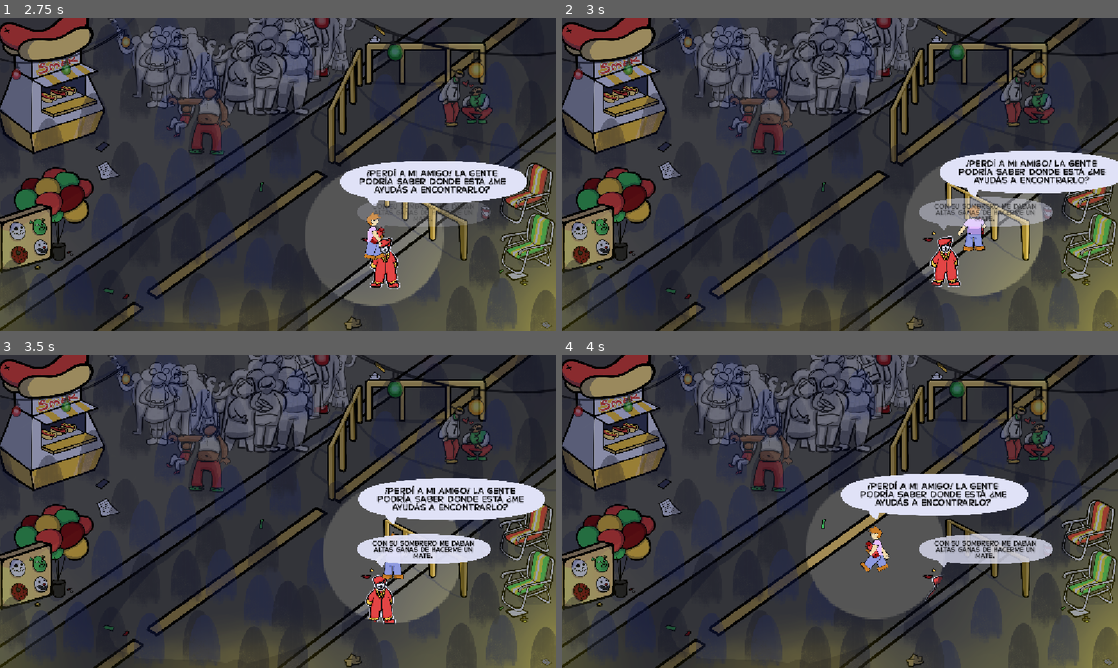
Above: before the commit, frames 1-4 (two rows, left to right).
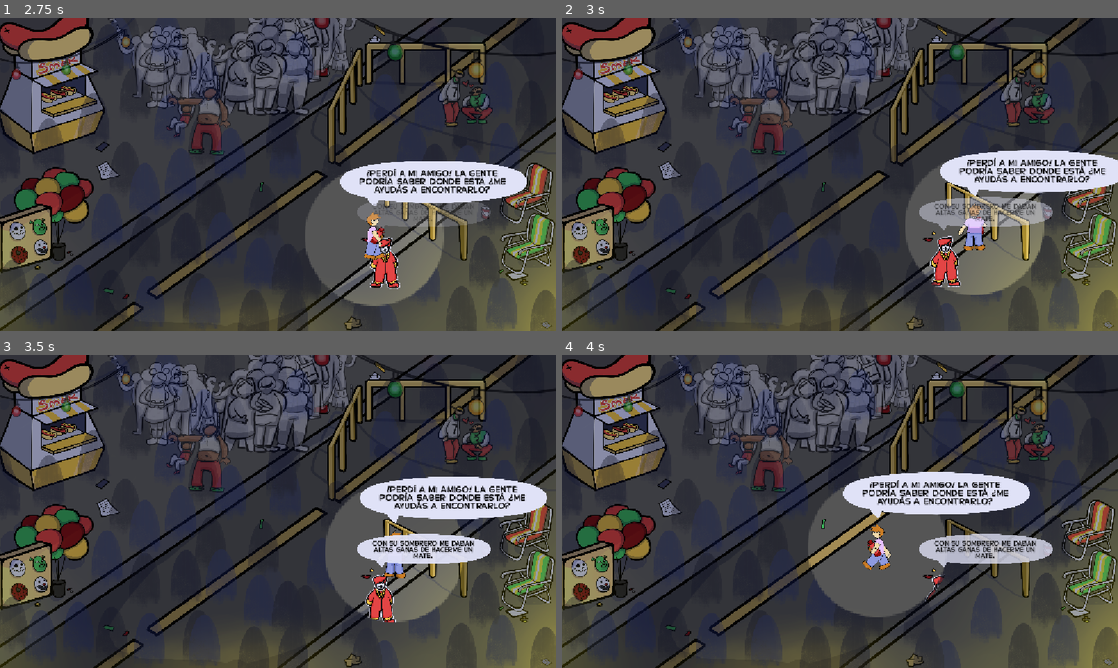
Above: after the commit, the same moments.

Repository: guille-bada/ggj-2026
Game: Godot game, scene res://Scenes/main_menu.tscn
The game is run twice, just before and just after one commit, with the same random seed, the same clock (stepped at 60 frames per second) and the same inputs.
Inputs:
- Up to frame 1 (2.75 s): tap Enter at 0.5 s; hold D (Right) 0.53-1.28 s; hold S (Down) 1.28-2.03 s; hold D (Right) from 2.03 s (still down)
- Up to frame 2 (3 s): release D (Right) at 2.78 s; hold W (Up) from 2.78 s (still down)
- Up to frame 3 (3.5 s): keep holding W (Up)
- Up to frame 4 (4 s): release W (Up) at 3.53 s; hold A (Left) from 3.53 s (still down)

Frame 1 is identical in both runs. In frame 2, 1.5% of the frame differs, in the area x 61-100%, y 42-89%; in frame 3, 2.0%; in frame 4, 2.2%, in the area x 43-85%, y 37-85%.

Commit message:
Updated zone 3 collisions

Diff:
--- a/Scenes/Character.tscn
+++ b/Scenes/Character.tscn
@@ -246,8 +246,8 @@
 }]
 
 [sub_resource type="CapsuleShape2D" id="CapsuleShape2D_a8x11"]
-radius = 16.0
-height = 94.0
+radius = 26.0
+height = 92.0
 
 [sub_resource type="CircleShape2D" id="CircleShape2D_4b18b"]
 radius = 2152.4458
@@ -266,6 +266,7 @@
 speed_scale = 0.5
 
 [node name="CollisionShape2D" type="CollisionShape2D" parent="." unique_id=426823844]
+position = Vector2(0, 5)
 shape = SubResource("CapsuleShape2D_a8x11")
 
 [node name="Area2D" type="Area2D" parent="." unique_id=1466619867]
--- a/Scenes/zone_1.tscn
+++ b/Scenes/zone_1.tscn
@@ -47,11 +47,13 @@
 [sub_resource type="RectangleShape2D" id="RectangleShape2D_ahvge"]
 size = Vector2(194.13919, 19.091797)
 
-[sub_resource type="RectangleShape2D" id="RectangleShape2D_5wpgb"]
-size = Vector2(159, 61)
-
-[sub_resource type="RectangleShape2D" id="RectangleShape2D_clk0c"]
-size = Vector2(206, 78)
+[sub_resource type="CapsuleShape2D" id="CapsuleShape2D_d1b3w"]
+radius = 34.5
+height = 149.0
+
+[sub_resource type="CapsuleShape2D" id="CapsuleShape2D_ahvge"]
+radius = 47.0
+height = 176.0
 
 [sub_resource type="Theme" id="Theme_clk0c"]
 default_font = ExtResource("11_5wpgb")
@@ -147,11 +149,13 @@
 
 [node name="CollisionShape2D2" type="CollisionShape2D" parent="assets/CollisionBoxes" unique_id=1976887421]
 position = Vector2(60.5, 414.5)
-shape = SubResource("RectangleShape2D_5wpgb")
+rotation = 1.5707964
+shape = SubResource("CapsuleShape2D_d1b3w")
 
 [node name="CollisionShape2D3" type="CollisionShape2D" parent="assets/CollisionBoxes" unique_id=912446962]
-position = Vector2(84, 351)
-shape = SubResource("RectangleShape2D_clk0c")
+position = Vector2(111, 357)
+rotation = 1.5707964
+shape = SubResource("CapsuleShape2D_ahvge")
 
 [node name="Character" parent="." unique_id=967131426 instance=ExtResource("3_2xp0k")]
 position = Vector2(290, 542)
--- a/Scenes/zone_3.tscn
+++ b/Scenes/zone_3.tscn
@@ -7,44 +7,101 @@
 [ext_resource type="PackedScene" uid="uid://6g7e0j0ymkbd" path="res://Scenes/Npc.tscn" id="3_ilits"]
 [ext_resource type="Texture2D" uid="uid://l7024kspc0be" path="res://Art/Camaras.png" id="4_m2dxp"]
 [ext_resource type="PackedScene" uid="uid://cf1mpjui5a211" path="res://Scenes/Character.tscn" id="5_kek7l"]
-[ext_resource type="Script" path="res://Scripts/player_start_position.gd" id="6_i4k3v"]
+[ext_resource type="Script" uid="uid://3ififejb7kqd" path="res://Scripts/player_start_position.gd" id="6_i4k3v"]
 [ext_resource type="Texture2D" uid="uid://bh2rc1ie8sy54" path="res://Place_holder/Multitumbre/viejA.png" id="6_m2dxp"]
 [ext_resource type="Texture2D" uid="uid://bgqtkowclt268" path="res://Place_holder/Multitumbre/heteros.png" id="7_81cwy"]
 [ext_resource type="Texture2D" uid="uid://dtjaaq7hejsej" path="res://Place_holder/Multitumbre/multitud 2.png" id="8_ue8m2"]
 [ext_resource type="Texture2D" uid="uid://c5efm0uu36k3x" path="res://Place_holder/Multitumbre/multitud 1.png" id="9_75ahh"]
 [ext_resource type="AudioStream" uid="uid://cncl04jh4h63j" path="res://Art/Sounds/Ambientes/AmbienteC - baños y prensa.wav" id="12_m2dxp"]
+[ext_resource type="Texture2D" uid="uid://duc5dqw11xqqp" path="res://Place_holder/Background/Tambor.png" id="13_uuraq"]
 [ext_resource type="PackedScene" uid="uid://2ywuof63rfbw" path="res://Scenes/FogOfWar.tscn" id="14_q51kd"]
 [ext_resource type="Texture2D" uid="uid://d31crmcb33q8r" path="res://Art/circle 2.png" id="15_uuraq"]
 [ext_resource type="Texture2D" uid="uid://cgl7t8tdutkom" path="res://Art/Fog of war/GGJ2026FondoPrensaFOGOFWAR.png" id="16_xxf14"]
 
-[sub_resource type="CircleShape2D" id="CircleShape2D_81cwy"]
-radius = 72.96974
-
-[sub_resource type="RectangleShape2D" id="RectangleShape2D_q51kd"]
-size = Vector2(274, 289)
-
-[sub_resource type="RectangleShape2D" id="RectangleShape2D_m2dxp"]
-size = Vector2(215.38467, 292.53735)
+[sub_resource type="RectangleShape2D" id="RectangleShape2D_uuraq"]
+size = Vector2(89.34631, 84.382675)
 
 [sub_resource type="RectangleShape2D" id="RectangleShape2D_xxf14"]
-size = Vector2(375.5, 341)
+size = Vector2(86.03723, 71.14605)
+
+[sub_resource type="SegmentShape2D" id="SegmentShape2D_tq8tg"]
+a = Vector2(130, -24.5)
+b = Vector2(91, 46.5)
+
+[sub_resource type="SegmentShape2D" id="SegmentShape2D_imwh1"]
+a = Vector2(-40, 94.5)
+b = Vector2(91, 46.5)
+
+[sub_resource type="SegmentShape2D" id="SegmentShape2D_isjhv"]
+a = Vector2(-40, 94.5)
+b = Vector2(-149, 92.5)
 
 [sub_resource type="SegmentShape2D" id="SegmentShape2D_bcvf8"]
 a = Vector2(639, 203)
 b = Vector2(-507, 203)
 
 [sub_resource type="RectangleShape2D" id="RectangleShape2D_2osqr"]
-size = Vector2(158, 167)
-
-[sub_resource type="RectangleShape2D" id="RectangleShape2D_wcke4"]
-size = Vector2(317.5, 423)
+size = Vector2(125, 113)
 
 [sub_resource type="SegmentShape2D" id="SegmentShape2D_8bg3p"]
-a = Vector2(999, 199)
-b = Vector2(388, 49)
-
-[sub_resource type="LabelSettings" id="LabelSettings_ss133"]
-font_size = 32
+a = Vector2(1005, 133)
+b = Vector2(342, -5)
+
+[sub_resource type="SegmentShape2D" id="SegmentShape2D_wcke4"]
+a = Vector2(1005, 133)
+b = Vector2(1077, 181)
+
+[sub_resource type="SegmentShape2D" id="SegmentShape2D_c7g7k"]
+a = Vector2(1077, 236)
+b = Vector2(1077, 181)
+
+[sub_resource type="SegmentShape2D" id="SegmentShape2D_7ns0t"]
+a = Vector2(1077, 236)
+b = Vector2(1152, 248)
+
+[sub_resource type="SegmentShape2D" id="SegmentShape2D_f12n1"]
+a = Vector2(1152, 648)
+b = Vector2(1151, 247)
+
+[sub_resource type="SegmentShape2D" id="SegmentShape2D_52yyj"]
+a = Vector2(1152, 456)
+b = Vector2(1043, 451)
+
+[sub_resource type="SegmentShape2D" id="SegmentShape2D_gqd2j"]
+a = Vector2(964, 400)
+b = Vector2(1043, 451)
+
+[sub_resource type="SegmentShape2D" id="SegmentShape2D_1oi2o"]
+a = Vector2(964, 400)
+b = Vector2(903, 399)
+
+[sub_resource type="SegmentShape2D" id="SegmentShape2D_q4cf4"]
+a = Vector2(889, 494)
+b = Vector2(903, 399)
+
+[sub_resource type="SegmentShape2D" id="SegmentShape2D_g6hf7"]
+a = Vector2(889, 494)
+b = Vector2(839, 522)
+
+[sub_resource type="SegmentShape2D" id="SegmentShape2D_oigwi"]
+a = Vector2(848, 648)
+b = Vector2(839, 522)
+
+[sub_resource type="SegmentShape2D" id="SegmentShape2D_q51kd"]
+a = Vector2(676, 64)
+b = Vector2(624, 106)
+
+[sub_resource type="SegmentShape2D" id="SegmentShape2D_uuraq"]
+a = Vector2(617, 170)
+b = Vector2(624, 106)
+
+[sub_resource type="SegmentShape2D" id="SegmentShape2D_xxf14"]
+a = Vector2(617, 170)
+b = Vector2(504, 137)
+
+[sub_resource type="SegmentShape2D" id="SegmentShape2D_qrwn1"]
+a = Vector2(506, 22)
+b = Vector2(504, 137)
 
 [node name="Zone_3" type="Node2D" unique_id=837564778 node_paths=PackedStringArray("npc_positions", "character", "audio_player")]
 script = ExtResource("1_ljfu7")
@@ -69,18 +126,26 @@
 collision_layer = 3
 
 [node name="CollisionShape2D" type="CollisionShape2D" parent="assets/Camaras/StaticBody2D" unique_id=247703059]
-position = Vector2(-254.80254, 431.84064)
-shape = SubResource("CircleShape2D_81cwy")
+position = Vector2(-251.49341, 295.3393)
+shape = SubResource("RectangleShape2D_uuraq")
 
 [node name="CollisionShape2D2" type="CollisionShape2D" parent="assets/Camaras/StaticBody2D" unique_id=1737035694]
-position = Vector2(-9.927383, 208.47478)
-shape = SubResource("CircleShape2D_81cwy")
+position = Vector2(-9.927368, 113.337585)
+shape = SubResource("RectangleShape2D_xxf14")
 
 [node name="StaticBody2D4" type="StaticBody2D" parent="assets" unique_id=1166899934]
 
 [node name="CollisionShape2D" type="CollisionShape2D" parent="assets/StaticBody2D4" unique_id=554294851]
 position = Vector2(127, 134.5)
-shape = SubResource("RectangleShape2D_q51kd")
+shape = SubResource("SegmentShape2D_tq8tg")
+
+[node name="CollisionShape2D2" type="CollisionShape2D" parent="assets/StaticBody2D4" unique_id=1931447900]
+position = Vector2(127, 134.5)
+shape = SubResource("SegmentShape2D_imwh1")
+
+[node name="CollisionShape2D3" type="CollisionShape2D" parent="assets/StaticBody2D4" unique_id=1920036809]
+position = Vector2(127, 134.5)
+shape = SubResource("SegmentShape2D_isjhv")
 
 [node name="ViejA" type="Sprite2D" parent="assets" unique_id=1862855977]
 position = Vector2(1101.9999, 237)
@@ -92,14 +157,6 @@
 scale = Vector2(0.37980777, 0.4454888)
 texture = ExtResource("7_81cwy")
 
-[node name="StaticBody2D" type="StaticBody2D" parent="assets" unique_id=1382530521]
-position = Vector2(152, 72.00001)
-scale = Vector2(0.6685714, 0.7178571)
-
-[node name="CollisionShape2D" type="CollisionShape2D" parent="assets/StaticBody2D" unique_id=1467811044]
-position = Vector2(638.6753, 55.72139)
-shape = SubResource("RectangleShape2D_m2dxp")
-
 [node name="Multitud2" type="Sprite2D" parent="assets" unique_id=981649310]
 position = Vector2(164.54475, 84.75)
 scale = Vector2(0.43739873, 0.46964285)
@@ -132,49 +189,67 @@
 
 [node name="StaticBody2D2" type="StaticBody2D" parent="assets" unique_id=156067286]
 
-[node name="CollisionShape2D" type="CollisionShape2D" parent="assets/StaticBody2D2" unique_id=992612028]
-position = Vector2(1050.75, 585.5)
-shape = SubResource("RectangleShape2D_xxf14")
-
-[node name="StaticBody2D3" type="StaticBody2D" parent="assets" unique_id=28816976]
-
-[node name="CollisionShape2D" type="CollisionShape2D" parent="assets/StaticBody2D3" unique_id=1720627502]
+[node name="CollisionShape2D2" type="CollisionShape2D" parent="assets/StaticBody2D2" unique_id=1720627502]
 position = Vector2(507, 445)
 shape = SubResource("SegmentShape2D_bcvf8")
 
-[node name="StaticBody2D5" type="StaticBody2D" parent="assets" unique_id=1038766114]
-
-[node name="CollisionShape2D" type="CollisionShape2D" parent="assets/StaticBody2D5" unique_id=622179623]
-position = Vector2(311, 81.5)
+[node name="CollisionShape2D3" type="CollisionShape2D" parent="assets/StaticBody2D2" unique_id=622179623]
+position = Vector2(295, 55)
 shape = SubResource("RectangleShape2D_2osqr")
 
-[node name="StaticBody2D6" type="StaticBody2D" parent="assets" unique_id=1055880137]
-
-[node name="CollisionShape2D" type="CollisionShape2D" parent="assets/StaticBody2D6" unique_id=1233042401]
-position = Vector2(1157.75, 200.5)
-shape = SubResource("RectangleShape2D_wcke4")
-
-[node name="StaticBody2D7" type="StaticBody2D" parent="assets" unique_id=431806147]
-
-[node name="CollisionShape2D" type="CollisionShape2D" parent="assets/StaticBody2D7" unique_id=844502621]
+[node name="CollisionShape2D5" type="CollisionShape2D" parent="assets/StaticBody2D2" unique_id=844502621]
 shape = SubResource("SegmentShape2D_8bg3p")
+
+[node name="CollisionShape2D6" type="CollisionShape2D" parent="assets/StaticBody2D2" unique_id=147752205]
+shape = SubResource("SegmentShape2D_wcke4")
+
+[node name="CollisionShape2D11" type="CollisionShape2D" parent="assets/StaticBody2D2" unique_id=1108171658]
+shape = SubResource("SegmentShape2D_c7g7k")
+
+[node name="CollisionShape2D12" type="CollisionShape2D" parent="assets/StaticBody2D2" unique_id=1569812746]
+shape = SubResource("SegmentShape2D_7ns0t")
+
+[node name="CollisionShape2D13" type="CollisionShape2D" parent="assets/StaticBody2D2" unique_id=1322275146]
+shape = SubResource("SegmentShape2D_f12n1")
+
+[node name="CollisionShape2D14" type="CollisionShape2D" parent="assets/StaticBody2D2" unique_id=1499900789]
+shape = SubResource("SegmentShape2D_52yyj")
+
+[node name="CollisionShape2D15" type="CollisionShape2D" parent="assets/StaticBody2D2" unique_id=282695387]
+shape = SubResource("SegmentShape2D_gqd2j")
+
+[node name="CollisionShape2D16" type="CollisionShape2D" parent="assets/StaticBody2D2" unique_id=363615024]
+shape = SubResource("SegmentShape2D_1oi2o")
+
+[node name="CollisionShape2D17" type="CollisionShape2D" parent="assets/StaticBody2D2" unique_id=1391388273]
+shape = SubResource("SegmentShape2D_q4cf4")
+
+[node name="CollisionShape2D18" type="CollisionShape2D" parent="assets/StaticBody2D2" unique_id=1830181355]
+shape = SubResource("SegmentShape2D_g6hf7")
+
+[node name="CollisionShape2D19" type="CollisionShape2D" parent="assets/StaticBody2D2" unique_id=1292894242]
+shape = SubResource("SegmentShape2D_oigwi")
+
+[node name="CollisionShape2D7" type="CollisionShape2D" parent="assets/StaticBody2D2" unique_id=1072384973]
+shape = SubResource("SegmentShape2D_q51kd")
+
+[node name="CollisionShape2D8" type="CollisionShape2D" parent="assets/StaticBody2D2" unique_id=259946932]
+shape = SubResource("SegmentShape2D_uuraq")
+
+[node name="CollisionShape2D9" type="CollisionShape2D" parent="assets/StaticBody2D2" unique_id=9304285]
+shape = SubResource("SegmentShape2D_xxf14")
+
+[node name="CollisionShape2D10" type="CollisionShape2D" parent="assets/StaticBody2D2" unique_id=2038112081]
+shape = SubResource("SegmentShape2D_qrwn1")
 
 [node name="Multitud7" type="Sprite2D" parent="assets" unique_id=189548655]
 position = Vector2(37, 211)
 scale = Vector2(0.48214287, 0.48214287)
 texture = ExtResource("8_ue8m2")
 
-[node name="Label" type="Label" parent="." unique_id=1610399105]
-offset_left = 43.0
-offset_top = 38.0
-offset_right = 83.0
-offset_bottom = 83.0
-text = "3"
-label_settings = SubResource("LabelSettings_ss133")
-
 [node name="Transition_Zone" parent="." unique_id=1673277274 instance=ExtResource("1_2c4so")]
 position = Vector2(-69, 495)
-scale = Vector2(-1.4752343, -5.6589026)
+scale = Vector2(-1.4752343, -6.7906694)
 zone = 1
 
 [node name="Npc_positions" type="Node2D" parent="." unique_id=542592775]
@@ -200,11 +275,10 @@
 direction = 3
 zone_from = 1
 
-[node name="Multitud2" type="Sprite2D" parent="." unique_id=2109908832]
-visible = false
-position = Vector2(934.00006, 481.00003)
-scale = Vector2(0.57857144, 0.57857144)
-texture = ExtResource("8_ue8m2")
+[node name="Tambor" type="Sprite2D" parent="." unique_id=2109908832]
+position = Vector2(576.00006, 324.00003)
+scale = Vector2(0.5999999, 0.5999999)
+texture = ExtResource("13_uuraq")
 
 [node name="AudioStreamPlayer" type="AudioStreamPlayer" parent="." unique_id=275288770]
 stream = ExtResource("12_m2dxp")
